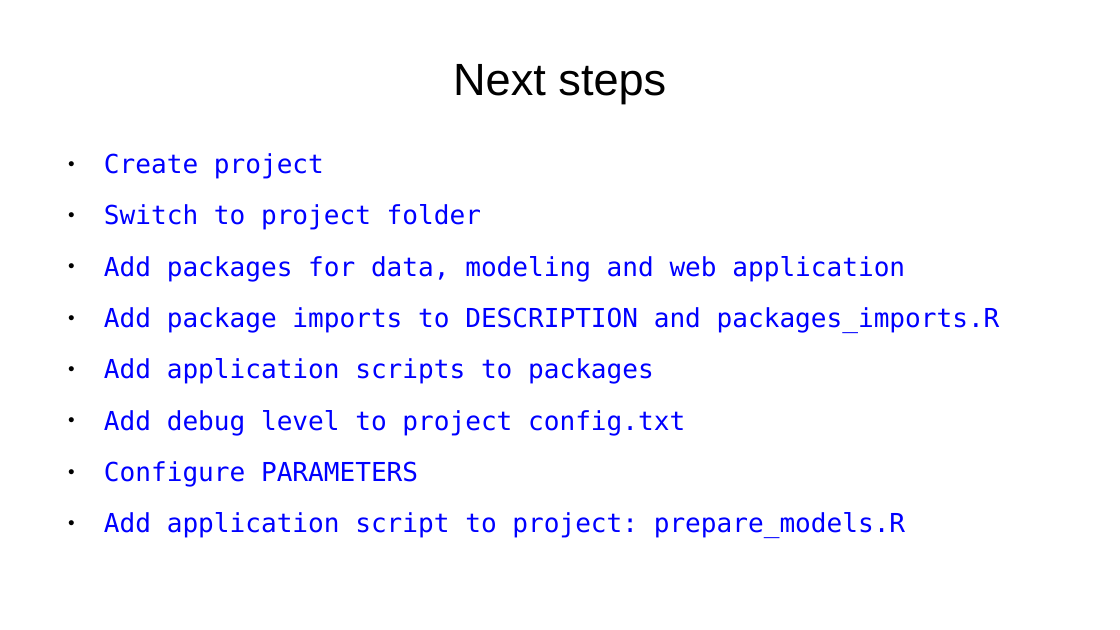
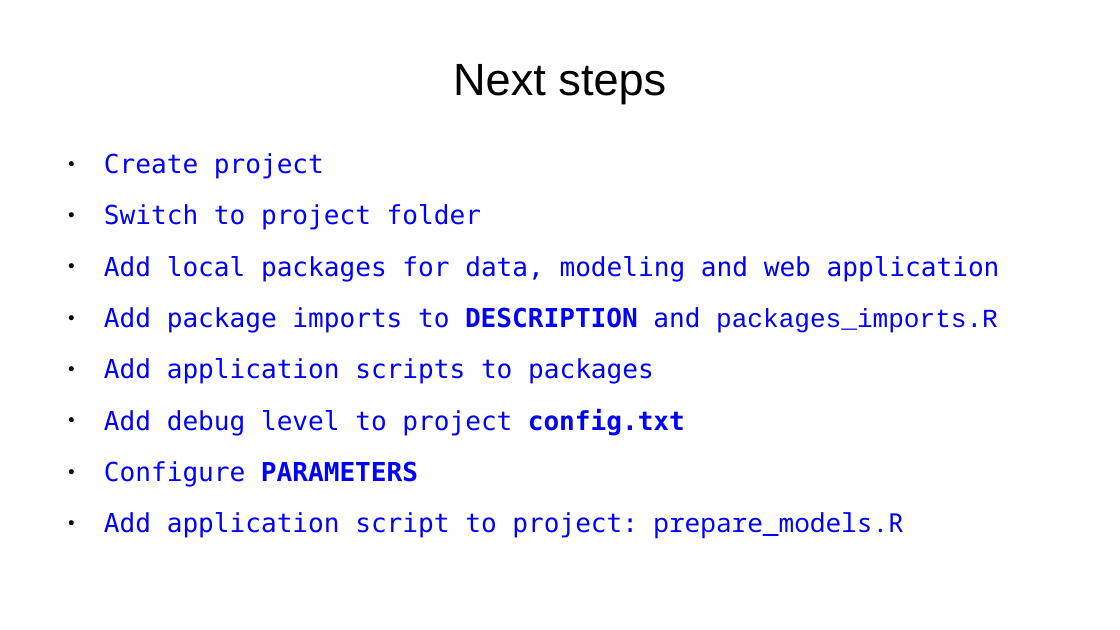
Before and after one commit to f0nzie/keras_and_shiny-tutorial, a slide deck: slide 3 of keras_and_shiny-tutorial.odp (slide 2 before the commit). Drawn at 1120x630 pixels with LibreOffice and Linux fonts; fonts in the diff are those of the drawing. Boxes give left, top, right and bottom in pixels: in the first picture for what was removed or moved away, otherwise in the second. Text is boxed around its words. In the diff, an @@ line names an element or a change of style, - is before the commit and + after.

Commit message:
basic project structure

```diff
--- a/keras_and_shiny-tutorial.odp
+++ b/keras_and_shiny-tutorial.odp
@@ text at bbox=[104, 256, 1000, 281]: text changed @@
-● Add packages for data, modeling and web application
+● Add local packages for data, modeling and web application
@@ text at bbox=[104, 307, 998, 539]: font DejaVu Sans Mono to Courier New in "packages_imports.R"; bold on in "DESCRIPTION", "config.txt", "PARAMETERS"; font DejaVu Sans Mono to Noto Sans Mono in "prepare_models.R" @@
```
Also in this commit, not shown: 16 other slides changed, 2 slides added, 1 slide removed, 11 other files.
